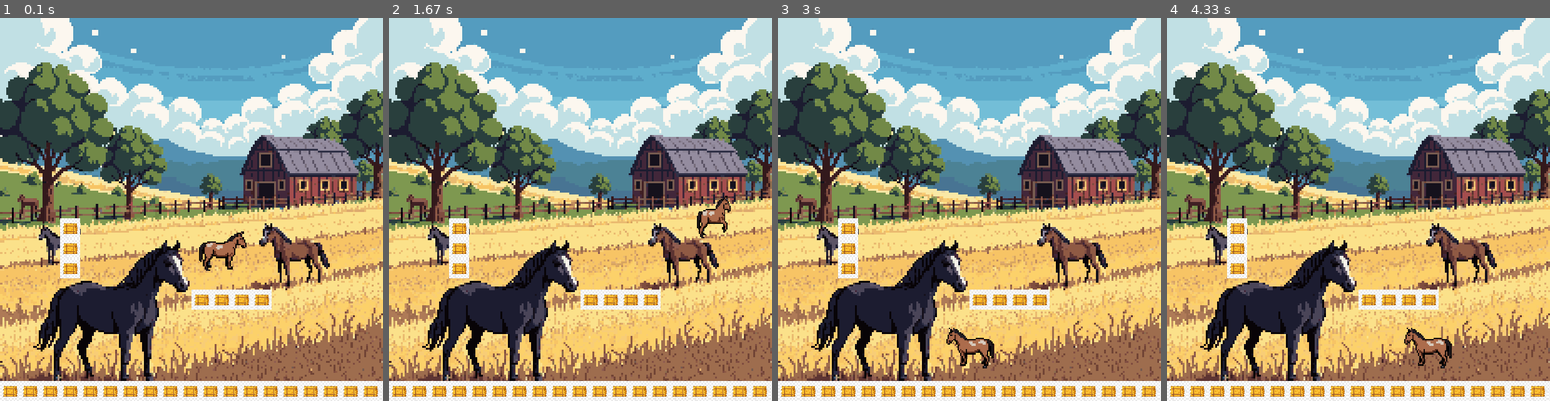
Above: before the commit, frames 1-4 (left to right).
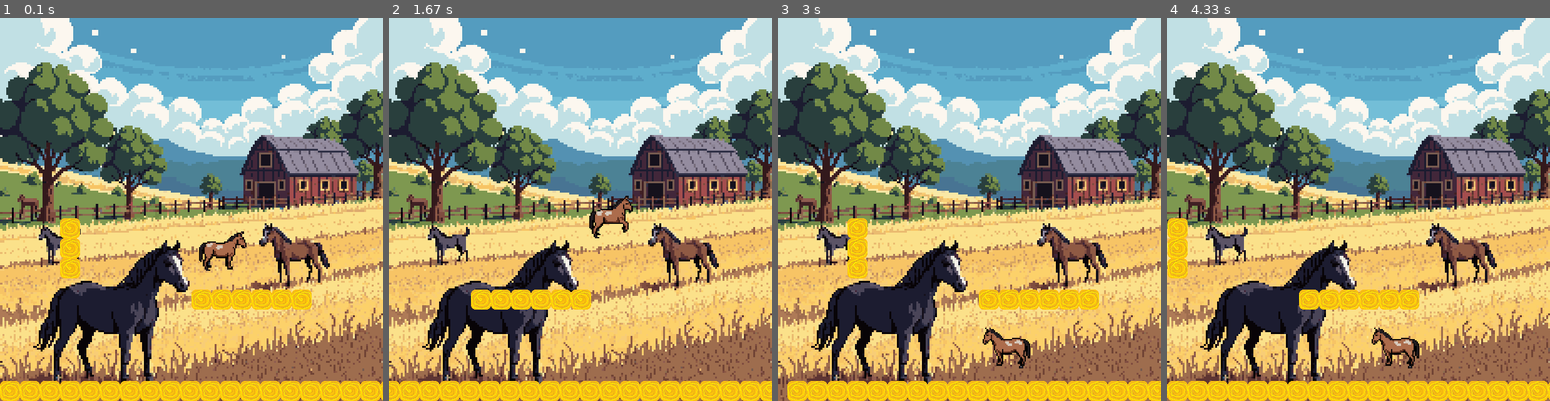
Above: after the commit, the same moments.

Repository: CaydenChampion/2D-Game-development-with-pygame
Game: pygame game, started from Game_Window.py
Two runs of this game, one before a commit and one after it. Both use one fixed random seed, a clock stepped at 60 frames per second and the inputs below.
Inputs:
- Up to frame 1 (0.1 s): no input
- Up to frame 2 (1.67 s): tap A at 0.33 s; hold Right 0.67-1.13 s; hold Up 1.17-1.47 s; hold Right from 1.5 s (still down)
- Up to frame 3 (3 s): release Right at 1.97 s; hold Left 2-2.53 s; hold Left 2.57-2.97 s
- Up to frame 4 (4.33 s): hold Up 3-3.37 s; hold Right 3.4-4.03 s; hold Left from 4.07 s (still down)

The runs differ from the first frame. In frame 1, 7.4% of the frame differs, in the area x 0-100%, y 52-100%; in frame 2, 9.4%; in frame 3, 9.0%; in frame 4, 9.5%.

Commit message:
finishing touches for now

Diff:
--- a/Game_Window.py
+++ b/Game_Window.py
@@ -11,12 +11,13 @@
 PLAYER_Y = GAME_HEIGHT / 2 # y location where the horse spawns when you run the game
 PLAYER_WIDTH = 108
 PLAYER_HEIGHT = 108
-PLAYER_JUMP_WIDTH = 84
+PLAYER_JUMP_WIDTH = 108
 PLAYER_JUMP_HEIGHT = 108
 PLAYER_DISTANCE = 5
 
 GRAVITY = 0.5
 PlAYER_VELOCITY_Y = -10
+PLAYER_VELOCITY_X = 5
 
 
 #images
@@ -31,7 +32,7 @@
 player_image_left = load_image("Horse_Left.png", (PLAYER_WIDTH, PLAYER_HEIGHT))
 player_image_jump_right= load_image("Horse_jump_right.png", (PLAYER_JUMP_WIDTH, PLAYER_JUMP_HEIGHT))
 player_image_jump_left= load_image("Horse_jump_left.png", (PLAYER_JUMP_WIDTH, PLAYER_JUMP_HEIGHT))
-floor_tile_image = load_image("floor-tile.png", (TILE_SIZE, TILE_SIZE))
+floor_tile_image = load_image("floor-tile2.png", (TILE_SIZE, TILE_SIZE))
 
 
 pygame.init()  # always needed to initialize py game
@@ -51,15 +52,15 @@
 
     def update_image(self):
         if self.jumping:
-            self.width = PLAYER_JUMP_WIDTH
-            self.height = PLAYER_JUMP_HEIGHT
+            # self.width = PLAYER_JUMP_WIDTH
+            # self.height = PLAYER_JUMP_HEIGHT
             if self.direction == "right":
                 self.image = player_image_jump_right
             elif self.direction == "left":
                 self.image = player_image_jump_left
         else:
-            self.width = PLAYER_WIDTH
-            self.height = PLAYER_HEIGHT
+            # self.width = PLAYER_WIDTH
+            # self.height = PLAYER_HEIGHT
             if self.direction == "right":
                 self.image = player_image_right
             if self.direction == "left":
@@ -76,12 +77,12 @@
 
 def create_map():
     # Floating platform
-    for i in range(4):
+    for i in range(6):
         tile = Tile(player.x + i * TILE_SIZE, player.y + 2 * TILE_SIZE*2, floor_tile_image)
         tiles.append(tile)
 
     # Main floor
-    for i in range(20): # range to cover more width
+    for i in range(50): # range to cover more width
         tile = Tile(i*TILE_SIZE, GAME_HEIGHT - TILE_SIZE, floor_tile_image) # Fixed '-' to '='
         tiles.append(tile)
 
@@ -96,10 +97,45 @@
             return tile
     return None
 
+# def check_tile_collision_x():
+#     tile = check_tile_collision()
+#     if tile is not None:
+#         if player.velocity_x < 0:
+#             player.x = tile.x + tile.width
+#         elif player.velocity_x > 0:
+#             player.x = tile.x - player.width
+#         player.velocity_x = 0
+
+# def check_tile_collision_y():
+#     tile = check_tile_collision()
+#     if tile is not None:
+#         if player.velocity_y < 0:
+#             player.y = tile.y + tile.height
+#         elif player.velocity_y > 0:
+#             player.y = tile.y - player.height
+#             player.jumping = False
+#         player.velocity_y = 0
+
+
+def move_player_x(velocity_x):
+    move_map_x(velocity_x)
+
+def move_map_x(velocity_x):
+    for tile in tiles:
+        tile.x += velocity_x
+
+
+
 def move():
-    # Apply Gravity
-    player.velocity_y += GRAVITY
+    # x movement
+    # check_tile_collision_x()
+
+
+    # y movment
+    player.velocity_y += GRAVITY #apply gravity
     player.y += player.velocity_y
+
+    # check_tile_collision_y()
 
     # Check for collisions with tiles
     collided_tile = check_tile_collision()
@@ -144,11 +180,13 @@
 
     keys = pygame.key.get_pressed() # get the state of all keyboard buttons
     if keys[pygame.K_LEFT] or keys[pygame.K_a]:
-        player.x = max(player.x - PLAYER_DISTANCE, 0) # move the player left by 5 pixels, but not beyond the left edge of the window
+        # player.x = max(player.x - PLAYER_DISTANCE, 0) # move the player left by 5 pixels, but not beyond the left edge of the window
+        move_player_x(PLAYER_VELOCITY_X)
         player.direction = "left"
 
     if keys[pygame.K_RIGHT] or keys[pygame.K_d]:
-        player.x = min(player.x + PLAYER_DISTANCE, GAME_WIDTH - player.width) # move the player right by 5 pixels, but not beyond the right edge of the window
+        # player.x = min(player.x + PLAYER_DISTANCE, GAME_WIDTH - player.width) # move the player right by 5 pixels, but not beyond the right edge of the window
+        move_player_x(-PLAYER_VELOCITY_X)
         player.direction = "right"
 
     if (keys[pygame.K_UP] or keys[pygame.K_w]) and not player.jumping:
Not shown, changed: README.md
Binary file added: images/Horse_jump_left.gif
Binary file added: images/Horse_jump_right.gif
Binary file added: images/Horse_run_left.gif
Binary file added: images/Horse_run_right.gif
Binary file added: images/Scuffed.png
Binary file added: images/floor-tile2.png
Not shown, added: time_log.md
